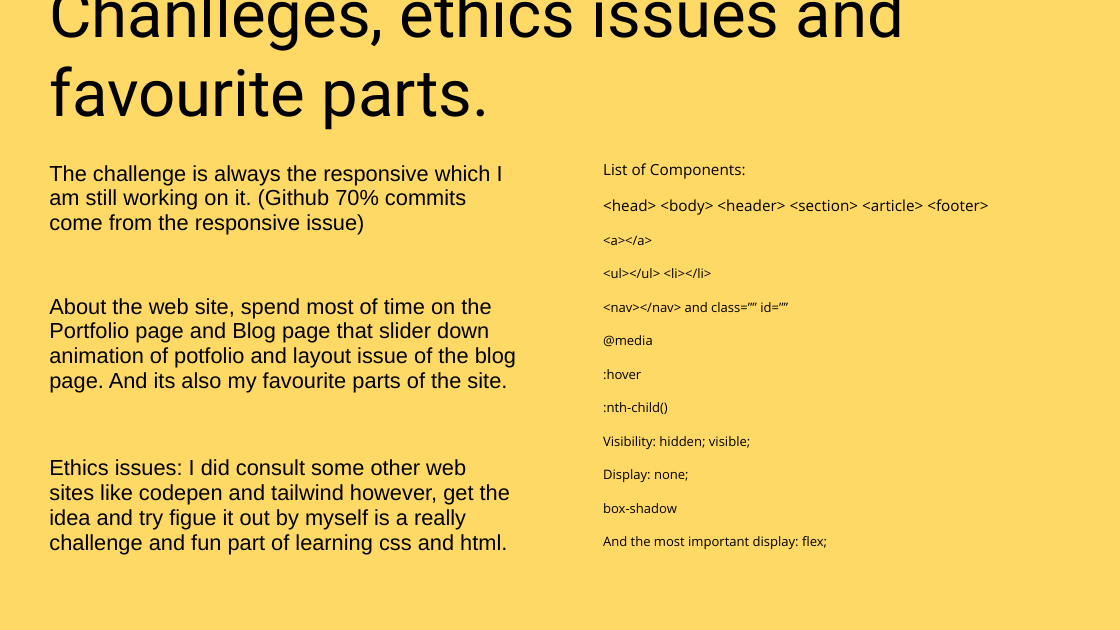
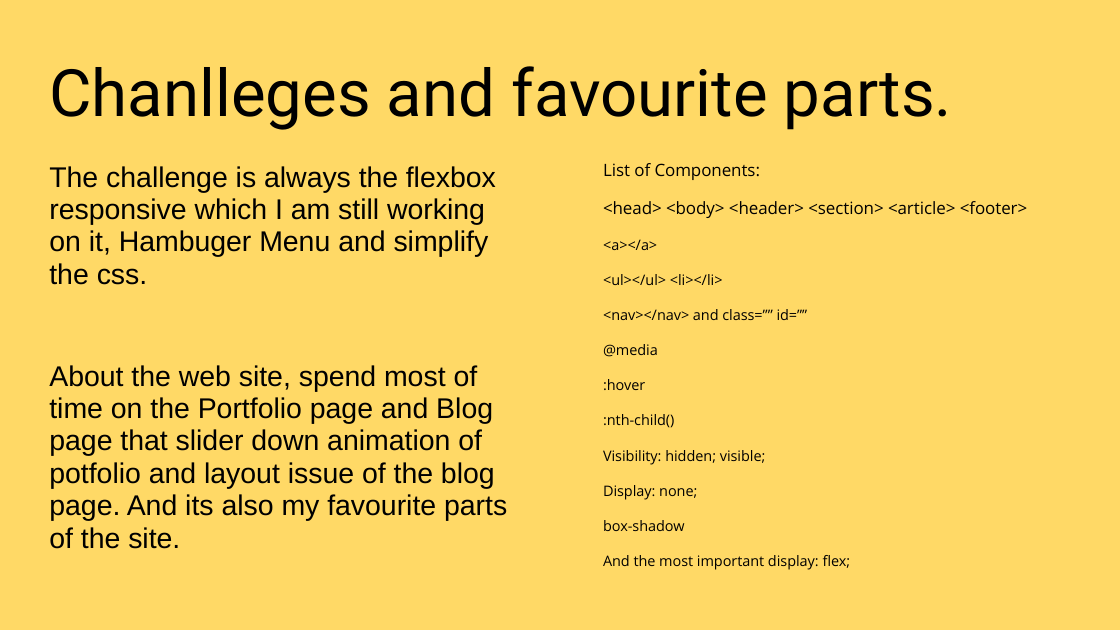
Before and after one commit to OrangeKami/Chen_Zhang_T1A2, a slide deck: slide 8 of ppt/Portfolio.pptx. Drawn at 1120x630 pixels with LibreOffice and Linux fonts; fonts in the diff are those of the drawing. Boxes give left, top, right and bottom in pixels: in the first picture for what was removed or moved away, otherwise in the second. Text is boxed around its words. In the diff, an @@ line names an element or a change of style, - is before the commit and + after.

```diff
--- a/ppt/Portfolio.pptx
+++ b/ppt/Portfolio.pptx
@@ title at (49,66,952,130): text changed @@
-Chanlleges, ethics issues and favourite parts.
+Chanlleges and favourite parts.
@@ text at (49,166,496,285): text changed; size 14 to 18.2 pt @@
-The challenge is always the responsive which I am still working on it. (Github 70% commits come from the responsive issue)
+The challenge is always the flexbox responsive which I am still working on it, Hambuger Menu and simplify the css.
@@ text "List of Components:" at (603,163,1028,570): size 9.8 to 10.8 pt in "List of Components:", "<head> <body> <header> <section> <article> <footer>"; size 8.4 to 9.3 pt in "<a></a>", "<ul></ul> <li></li>", "<nav></nav> and class=”” id=””", "@media" and 6 more places @@
@@ text at (49,365,507,549): size 14 to 18.2 pt in "About the web site, spend most of ..." @@
@@ text at (49,459,510,554): paragraph removed @@
-Ethics issues: I did consult some other web sites like codepen and tailwind however, get the idea and try figue it out by myself is a really challenge and fun part of learning css and html.
```
Also in this commit, not shown: 4 other slides changed, 3 other files.
